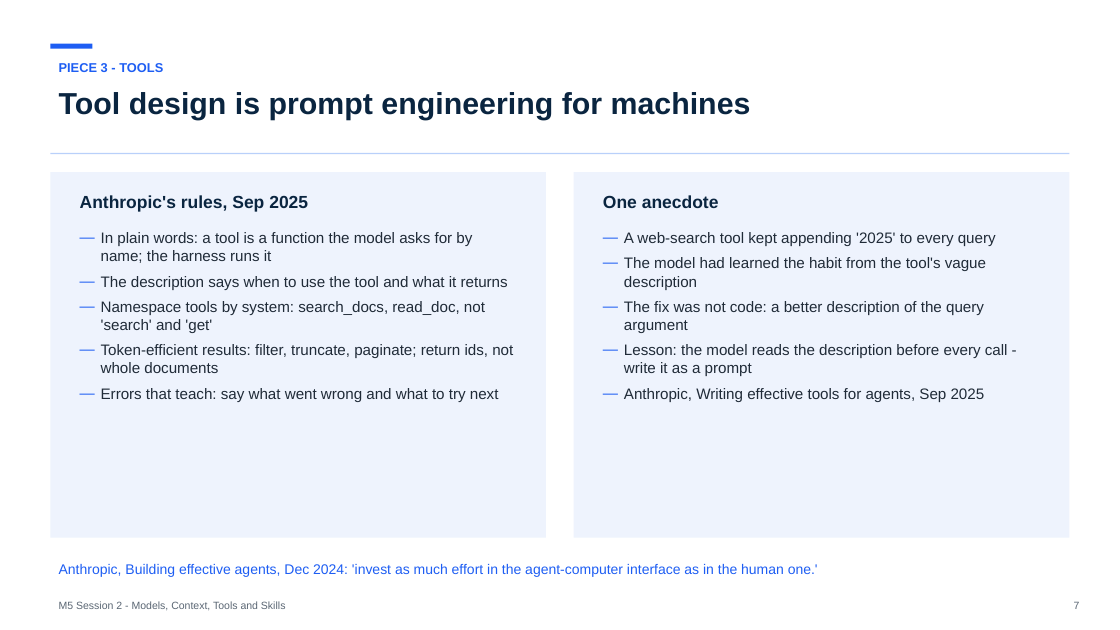
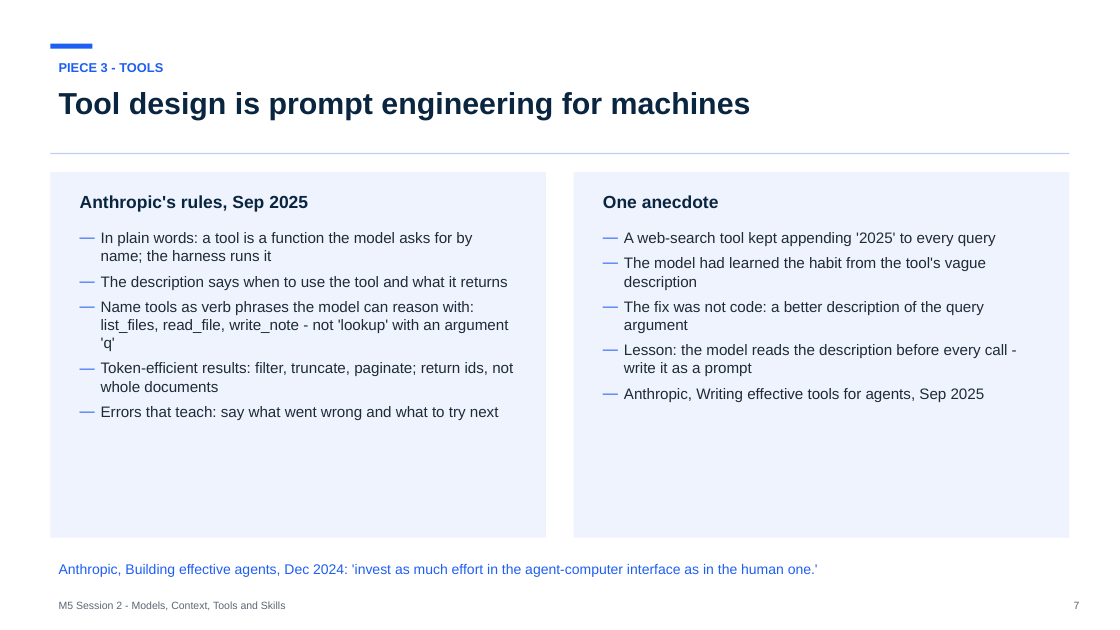
Before and after one commit to maglionejm/fontys-tech-exercises, a slide deck: slide 7 of presentations/m5-session-2-models-context-tools-and-skills.pptx. Drawn at 1120x630 pixels with LibreOffice and Linux fonts; fonts in the diff are those of the drawing. Boxes give left, top, right and bottom in pixels: in the first picture for what was removed or moved away, otherwise in the second. Text is boxed around its words. In the diff, an @@ line names an element or a change of style, - is before the commit and + after.

```diff
--- a/presentations/m5-session-2-models-context-tools-and-skills.pptx
+++ b/presentations/m5-session-2-models-context-tools-and-skills.pptx
@@ text at [101, 301, 509, 351]: text changed @@
-— Namespace tools by system: search_docs, read_doc, not 'search' and 'get'
+— Name tools as verb phrases the model can reason with: list_files, read_file, write_note - not 'lookup' with an argument 'q'
```
Also in this commit, not shown: 9 other slides changed, 6 slides added, 4 slides removed, 2 other files.
